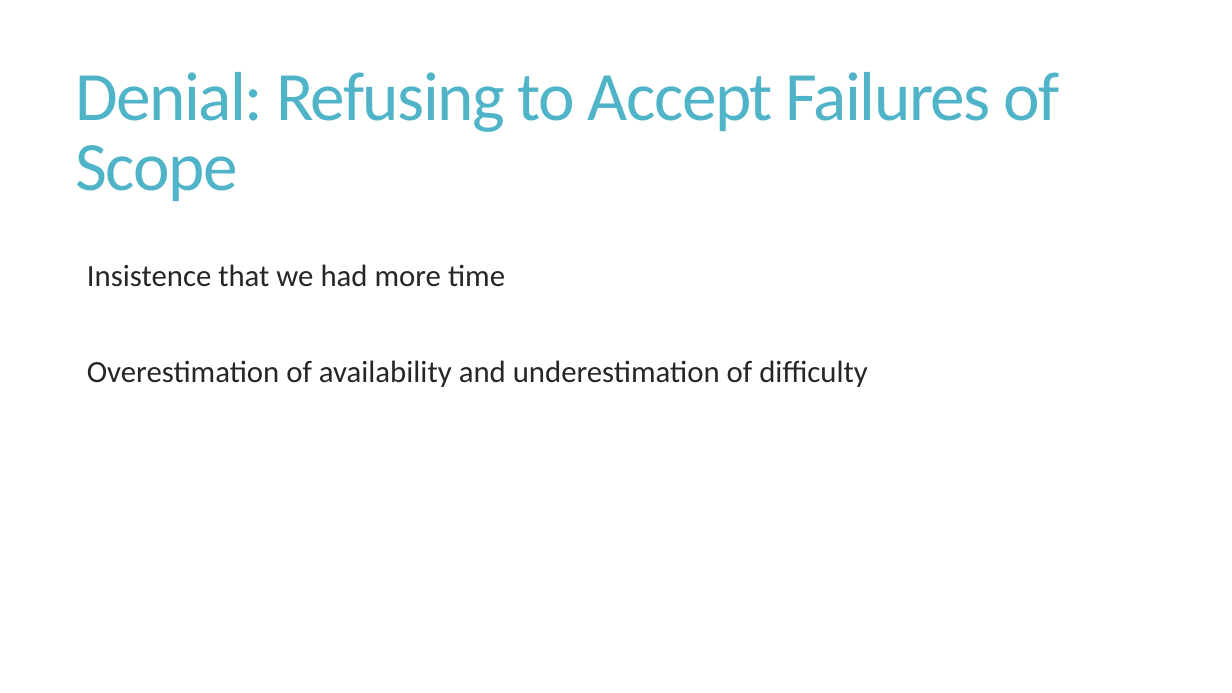
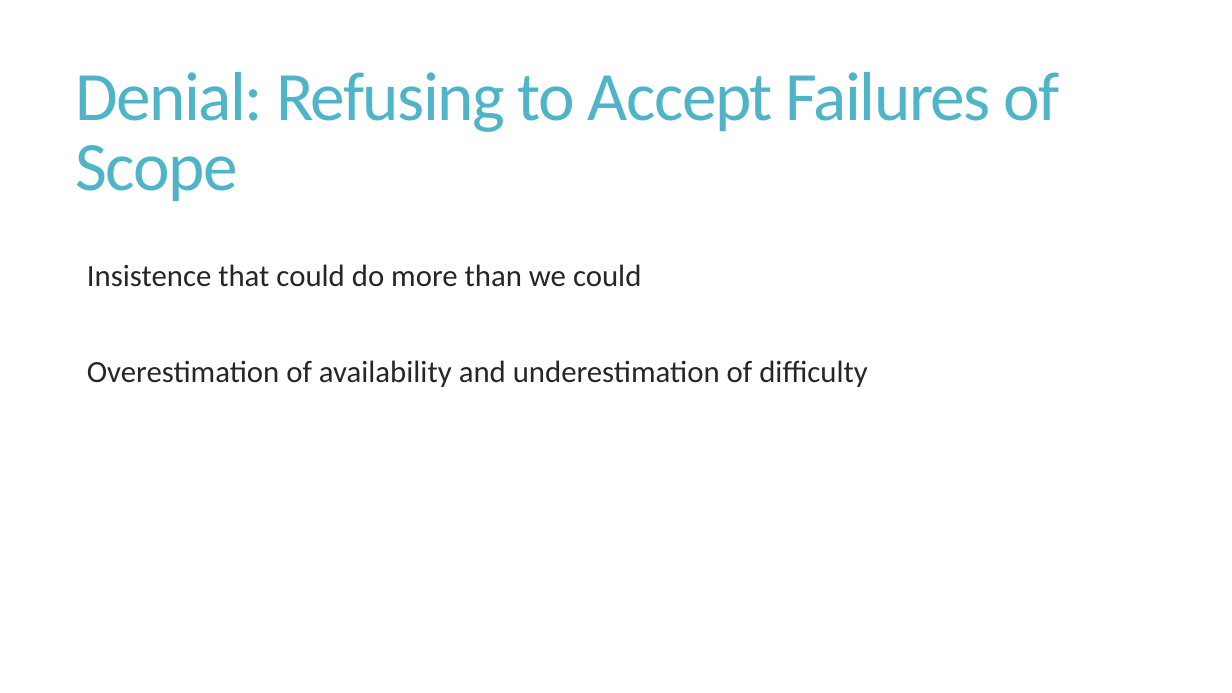
Before and after one commit to dvorak42/cigam, a slide deck: slide 5 of Final presentation slides.pptx. Drawn at 1232x693 pixels with LibreOffice and Linux fonts; fonts in the diff are those of the drawing. Boxes give left, top, right and bottom in pixels: in the first picture for what was removed or moved away, otherwise in the second. Text is boxed around its words. In the diff, an @@ line names an element or a change of style, - is before the commit and + after.

```diff
--- a/Final presentation slides.pptx
+++ b/Final presentation slides.pptx
@@ text at (87, 264, 641, 287): text changed @@
-  Insistence that we had more time
+  Insistence that could do more than we could
```
Also in this commit, not shown: 3 other slides changed, 7 slides added.
